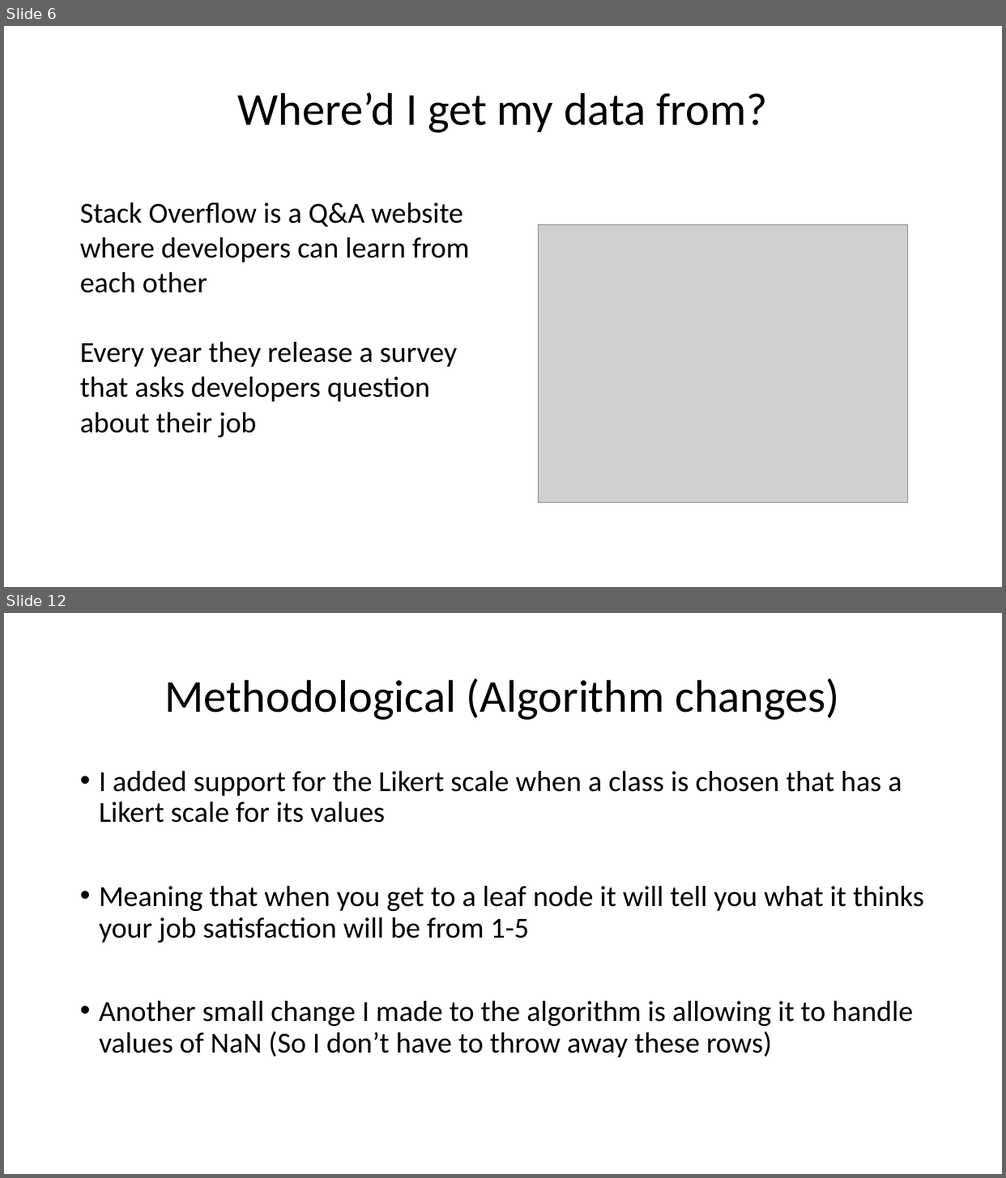
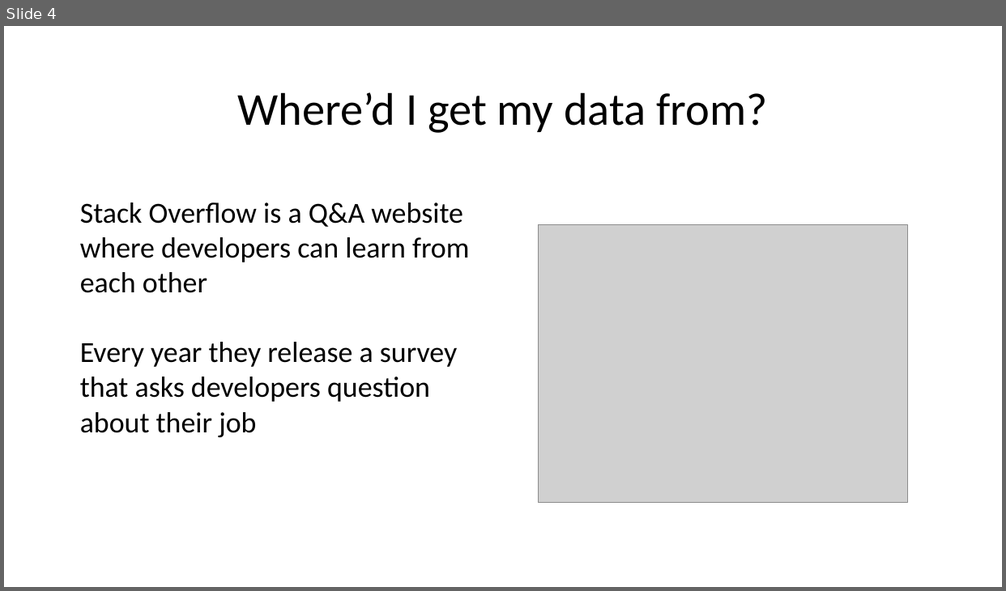
Before and after one commit to Iotaslair/DM-ML-Personal-Project, a slide deck: Presentations/For Me/Presentation.pptx. Shown one above the other, each under a label of ours: slides 6 and 12 before the commit, slide 4 after it; the slides between them are not shown. The pictures are 1006x1178 and 1006x591 pixels, drawn with LibreOffice and Linux fonts; fonts in the diff are those of the drawing; grey boxes stand for pictures. Boxes give left, top, right and bottom in pixels: in the first picture for what was removed or moved away, otherwise in the second. Text is boxed around its words. In the diff, an @@ line names an element or a change of style, - is before the commit and + after.

```diff
--- a/Presentations/For Me/Presentation.pptx
+++ b/Presentations/For Me/Presentation.pptx
@@ slide 12 removed at <box>4,613,1002,1174</box>, background #FFFFFF @@
@@ title removed at <box>165,679,840,720</box> @@
-Methodological (Algorithm changes)
@@ text removed at <box>99,771,924,1058</box> @@
-• I added support for the Likert scale when a class is chosen that has a Likert scale for its values
-• Meaning that when you get to a leaf node it will tell you what it thinks your job satisfaction will be from 1-5
-• Another small change I made to the algorithm is allowing it to handle values of NaN (So I don’t have to throw away these rows)
@@ what was slide 6 is now slide 4 @@
```
Also in this commit, not shown: 6 slides changed, 9 slides added, 9 other slides removed, 4 other files.
